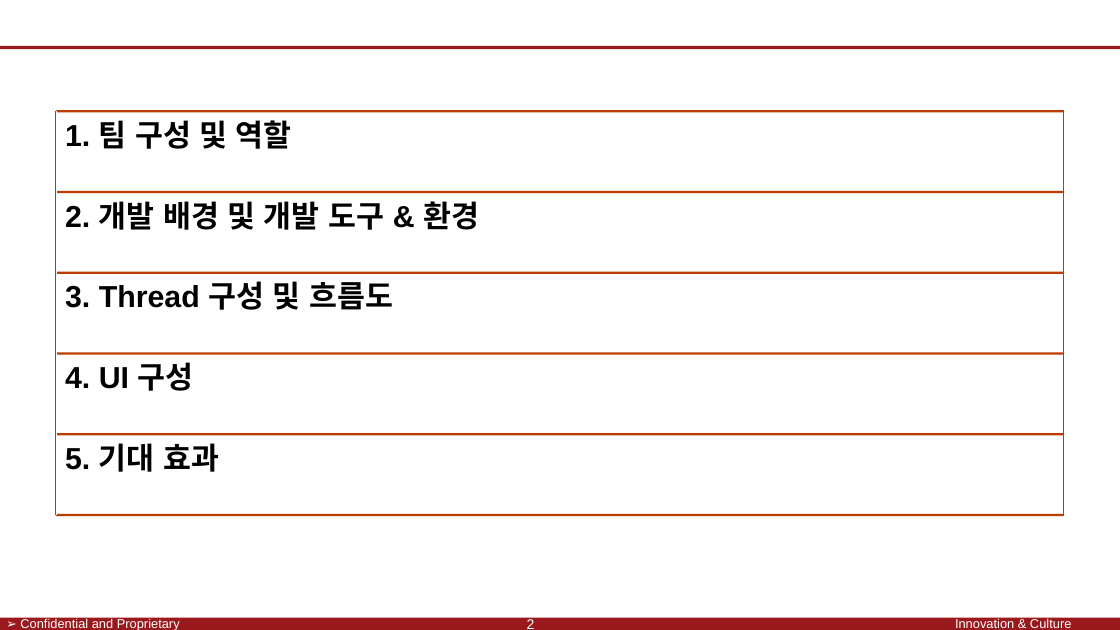
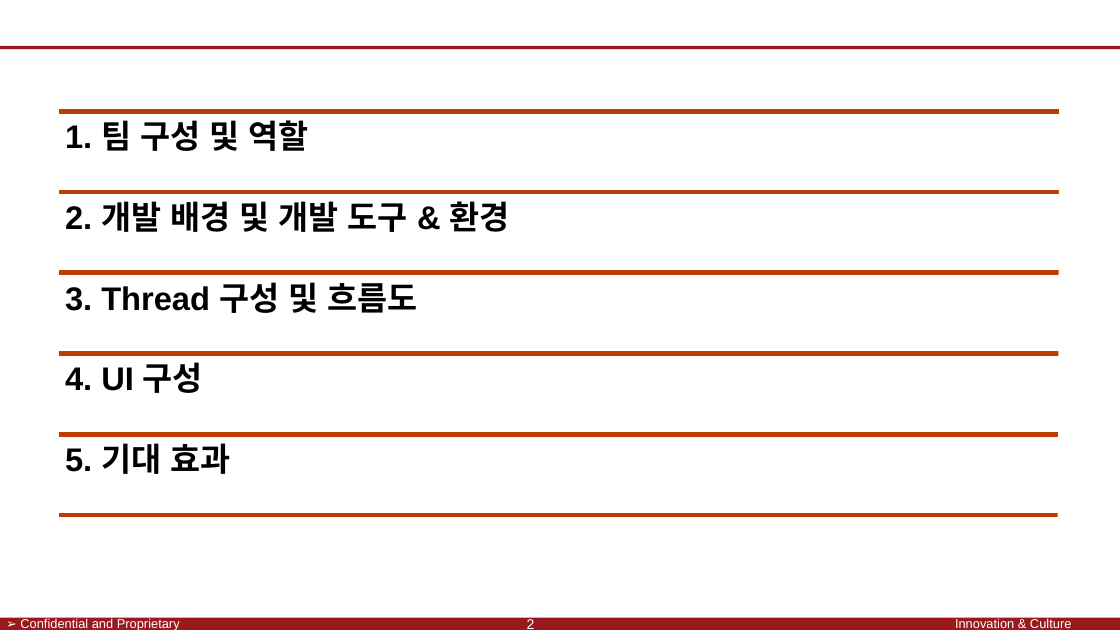
Before and after one commit to SaintSeong/JusungProject, a slide deck: slide 2 of A조 발표/A조 발표 최종.pptx. Drawn at 1120x630 pixels with LibreOffice and Linux fonts; fonts in the diff are those of the drawing; background and template pictures are left out. Boxes give left, top, right and bottom in pixels: in the first picture for what was removed or moved away, otherwise in the second. Text is boxed around its words. In the diff, an @@ line names an element or a change of style, - is before the commit and + after.

```diff
--- a/A조 발표/A조 발표 최종.pptx
+++ b/A조 발표/A조 발표 최종.pptx
@@ line moved from (56, 111) - (56, 515) to (56, 71) - (56, 560) @@
@@ line (56, 71) - (56, 560): stroke #FFFFFF 0.75 pt to #FFFFFF 5 pt @@
@@ line moved from (1065, 113) - (1065, 517) to (1065, 71) - (1063, 560) @@
@@ line (1065, 71) - (1063, 560): stroke #FFFFFF 0.75 pt to #FFFFFF 8 pt @@
@@ line removed from (56, 111) to (1065, 111) @@
@@ rectangle removed at box(56, 111, 1065, 192) @@
@@ size 26 to 28 pt; outline #BD3D00 0.75 pt to #BD3D00 4 pt in 5 elements at box(56, 111, 1065, 192), box(56, 192, 1065, 273), box(56, 273, 1065, 354), box(56, 354, 1065, 434), box(56, 434, 1065, 515) @@
```
Also in this commit, not shown: 2 other slides changed.
